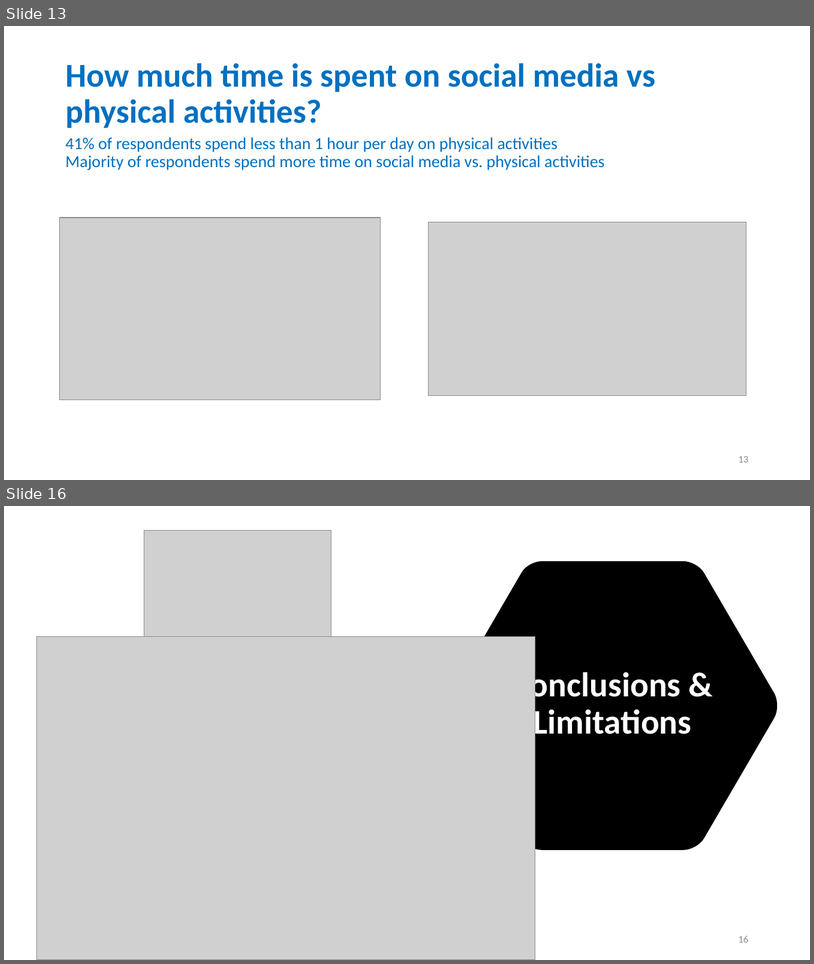
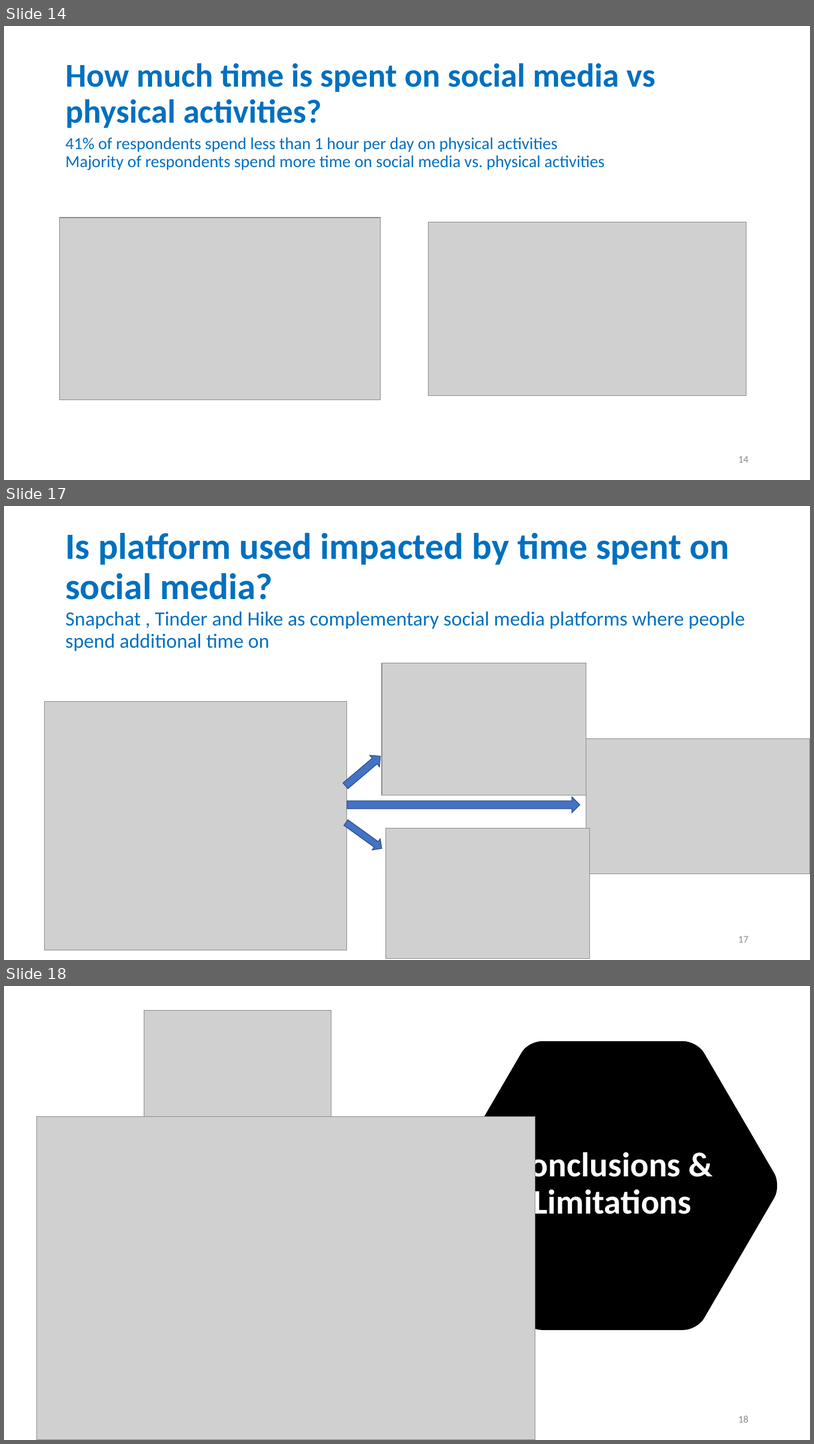
Before and after one commit to stephen823/Group_Project_1-How-Does-Social-Media-Impact-Our-Live, a slide deck: 002 - Deliverables/Social_Media_v0.01.pptx. Shown one above the other, each under a label of ours: slides 13 and 16 before the commit, slides 14, 17 and 18 after it; the slides between them are not shown. The pictures are 814x964 and 814x1444 pixels, drawn with LibreOffice and Linux fonts; fonts in the diff are those of the drawing; grey boxes stand for pictures. Boxes give left, top, right and bottom in pixels: in the first picture for what was removed or moved away, otherwise in the second. Text is boxed around its words. In the diff, an @@ line names an element or a change of style, - is before the commit and + after.

```diff
--- a/002 - Deliverables/Social_Media_v0.01.pptx
+++ b/002 - Deliverables/Social_Media_v0.01.pptx
@@ slide 17 added at (x1=4, y1=506, x2=810, y2=960), background #FFFFFF @@
@@ title added at (x1=65, y1=532, x2=730, y2=600), 44 pt, text #0070C0, bold @@
+Is platform used impacted by time spent on social media?
@@ text added at (x1=65, y1=611, x2=745, y2=651), 24 pt, text #0070C0 @@
+Snapchat , Tinder and Hike as complementary social media platforms where people spend additional time on
@@ picture added at (x1=382, y1=663, x2=587, y2=795) @@
@@ picture added at (x1=45, y1=702, x2=348, y2=950) @@
@@ picture added at (x1=587, y1=738, x2=810, y2=874) @@
@@ right arrow added at (x1=341, y1=750, x2=386, y2=792), fill #4472C4, outline #325491 1 pt @@
@@ right arrow added at (x1=348, y1=797, x2=581, y2=813), fill #4472C4, outline #325491 1 pt @@
@@ right arrow added at (x1=342, y1=817, x2=386, y2=853), fill #4472C4, outline #325491 1 pt @@
@@ picture added at (x1=386, y1=828, x2=590, y2=958) @@
@@ page number added at (x1=738, y1=936, x2=749, y2=942), 12 pt, text #8C8C8C @@
+17
@@ what was slide 13 is now slide 14 @@
@@ page number at (x1=738, y1=456, x2=749, y2=462): text changed @@
-13
+14
@@ what was slide 16 is now slide 18 @@
@@ page number at (x1=738, y1=1415, x2=749, y2=1422): text changed @@
-16
+18
```
Also in this commit, not shown: 5 slides changed, 1 other slide added, 1 other file.
